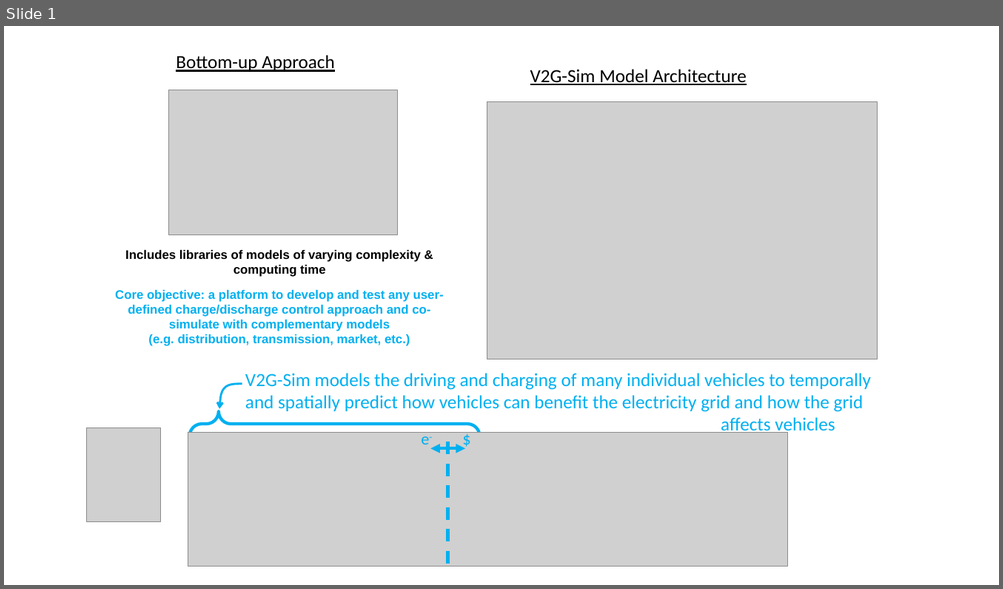
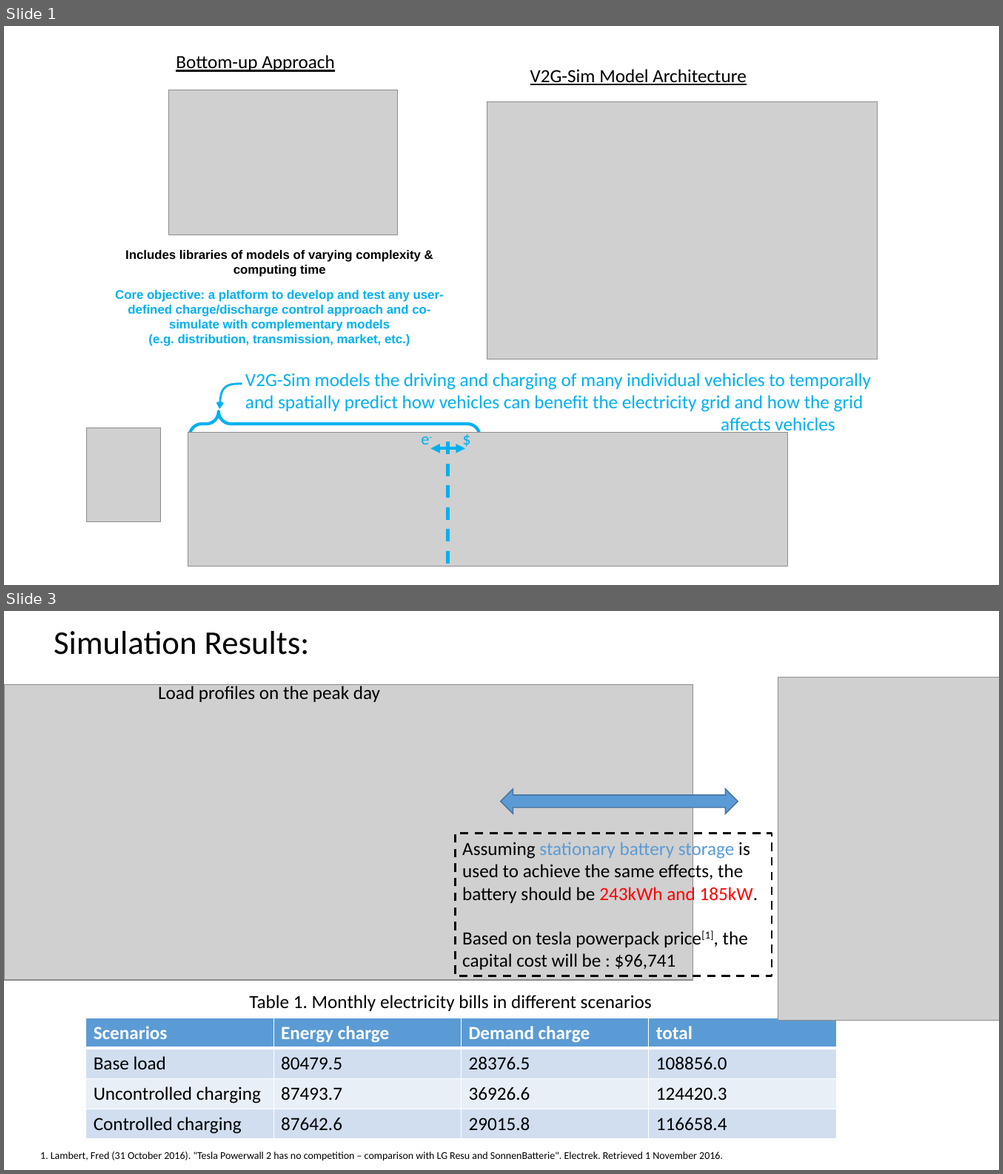
Before and after one commit to wangqiancun/GM0062V2G, a slide deck: case study for 0062.pptx. Shown one above the other, each under a label of ours: slide 1 before the commit, slides 1 and 3 after it; the slides between them are not shown. The pictures are 1003x589 and 1003x1174 pixels, drawn with LibreOffice and Linux fonts; fonts in the diff are those of the drawing; grey boxes stand for pictures. Boxes give left, top, right and bottom in pixels: in the first picture for what was removed or moved away, otherwise in the second. Text is boxed around its words. In the diff, an @@ line names an element or a change of style, - is before the commit and + after.

```diff
--- a/case study for 0062.pptx
+++ b/case study for 0062.pptx
@@ slide 3 added at bbox=[4, 611, 999, 1170], background #FFFFFF @@
@@ title added at bbox=[54, 631, 310, 655], 32 pt, text #000000 @@
+Simulation Results:
@@ picture added at bbox=[778, 677, 999, 1021] @@
@@ picture added at bbox=[4, 685, 693, 980] @@
@@ text added at bbox=[158, 684, 380, 702], 18 pt, text #000000 @@
+Load profiles on the peak day
@@ left right arrow added at bbox=[500, 789, 737, 814], fill #5B9BD5, outline #43739E 1 pt @@
@@ rectangle added at bbox=[455, 833, 771, 977], outline #000000 2 pt dashed, 18 pt, text #000000 @@
+Assuming stationary battery storage is used to achieve the same effects, the battery should be 243kWh and 185kW.
+Based on tesla powerpack price[1], the capital cost will be : $96,741
@@ text added at bbox=[249, 995, 652, 1011], 18 pt, text #000000 @@
+Table 1. Monthly electricity bills in different scenarios
@@ table added at bbox=[86, 1019, 835, 1139], 4 rows, 4 columns @@
+Scenarios | Energy charge | Demand charge | total
+Base load | 80479.5 | 28376.5 | 108856.0
+Uncontrolled charging | 87493.7 | 36926.6 | 124420.3
+Controlled charging | 87642.6 | 29015.8 | 116658.4
@@ text added at bbox=[40, 1152, 723, 1162], 10 pt, text #000000 @@
+1. Lambert, Fred (31 October 2016). "Tesla Powerwall 2 has no competition – comparison with LG Resu and SonnenBatterie". Electrek. Retrieved 1 November 2016.
```
Also in this commit, not shown: 1 slide changed, 1 slide removed, 3 other files.
